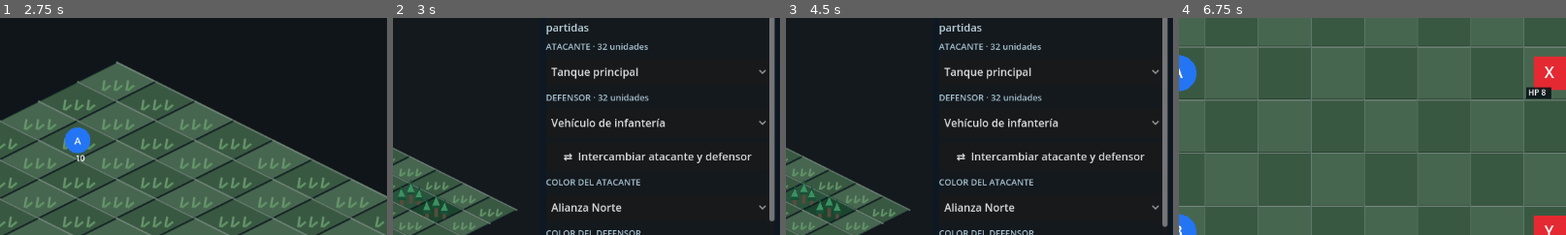
Above: before the commit, frames 1-4 (left to right).
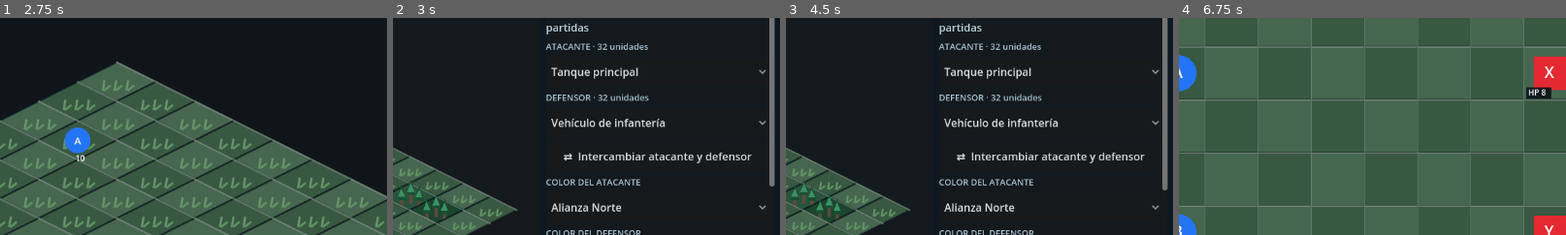
Above: after the commit, the same moments.

Repository: edwinrodri12/Tarvoka
Game: Godot game, scene res://scenes/Main.tscn
Same seed, same stepped clock (60 frames per second), same inputs: the game is played once before the commit and once after it.
Inputs:
- Up to frame 1 (2.75 s): click "Ampliar mapa" at 0.5 s; click "Ejército" at 1.25 s; click "Vista" at 2 s
- Up to frame 2 (3 s): click "Lab" at 2.75 s
- Up to frame 3 (4.5 s): click "Normal 1×" at 3.5 s; click "Normal 1×" at 4.25 s
- Up to frame 4 (6.75 s): click "Volver a la partida" at 5 s; click "Ejército" at 5.75 s; click "Vista" at 6.5 s
The pictures show only the part of the screen within x 50-100%, y 13-63%; the shares and areas given below are measured in that part.

Frame 1 is identical in both runs. In frame 2, 0.2% of the frame differs, in the area x 97-99%, y 76-94%; in frame 3, 0.3%, in the area x 97-99%, y 78-97%; in frame 4, nothing differs.

Commit message:
feat(android): Visual Lab adds defender inspection, five 3D destruction stages and received-hit preview

Diff:
--- a/scripts/ui/VisualLab.gd
+++ b/scripts/ui/VisualLab.gd
@@ -13,6 +13,7 @@
 const BattleActions = preload("res://scripts/core/BattleActions.gd")
 const VisualStyle = preload("res://scripts/ui/VisualStyle.gd")
 const Models = preload("res://scripts/ui/UnitModels3D.gd")
+const TankDamage = preload("res://scripts/ui/TankDamage3D.gd")
 
 signal laboratory_closed
 
@@ -44,6 +45,10 @@
 var fx_button: Button
 var repeat_button: Button
 var close_button: Button
+var damage_stage_picker: OptionButton
+var damage_preview_button: Button
+var receive_hit_button: Button
+var inspect_defender_button: Button
 var preview_viewer: AcceptDialog
 var _recent_action := ""
 var _build_count := 0
@@ -198,8 +203,23 @@
     zoom_out.pressed.connect(func(): lab_board.change_view_zoom(-1))
     var zoom_in := _action_button(zoom_row,"+ Zoom")
     zoom_in.pressed.connect(func(): lab_board.change_view_zoom(1))
-    var inspect := _action_button(controls,"Examinar modelo 3D")
+    var inspect := _action_button(controls,"Examinar atacante en 3D")
     inspect.pressed.connect(_inspect_selected_model)
+    inspect_defender_button = _action_button(controls,"Examinar defensor en 3D")
+    inspect_defender_button.pressed.connect(_inspect_defender_model)
+    var damage_caption := Label.new()
+    damage_caption.text = "TANQUE · IMPACTOS Y DESTRUCCIÓN"
+    damage_caption.add_theme_font_size_override("font_size",13)
+    damage_caption.add_theme_color_override("font_color",Color("#FFB88D"))
+    controls.add_child(damage_caption)
+    damage_stage_picker = _picker(controls,"ETAPA DEL VEHÍCULO",TankDamage.STAGES,false)
+    var damage_row := HBoxContainer.new()
+    damage_row.add_theme_constant_override("separation",5)
+    controls.add_child(damage_row)
+    damage_preview_button = _action_button(damage_row,"Ver daños 3D")
+    damage_preview_button.pressed.connect(preview_damage_stage)
+    receive_hit_button = _action_button(damage_row,"Recibir impacto")
+    receive_hit_button.pressed.connect(preview_received_hit)
 
     details_label = Label.new()
     details_label.autowrap_mode = TextServer.AUTOWRAP_WORD_SMART
@@ -428,14 +448,49 @@
     lab_board.set_3d_models_enabled(index == 0)
     _refresh_details()
 
-func _inspect_selected_model() -> void:
-    var role: String = _selected_role(attacker_picker)
+func _open_model(role: String, palette: int) -> bool:
     if not Models.supports(role):
-        feedback_label.text = "Esta clase todavía usa sprite 2D. El visor 3D solo admite las ocho clases modeladas."
-        return
-    preview_viewer.call("set_faction_paint",attacker_faction_picker.selected)
+        feedback_label.text = "Esta clase todavía usa sprite 2D provisional. Actualmente hay 8 modelos 3D."
+        return false
+    preview_viewer.call("set_faction_paint",palette)
     preview_viewer.call("show_role",role)
     preview_viewer.call("open_viewer")
+    return true
+
+func _inspect_selected_model() -> void:
+    _open_model(_selected_role(attacker_picker),attacker_faction_picker.selected)
+
+func _inspect_defender_model() -> void:
+    _open_model(_selected_role(defender_picker),defender_faction_picker.selected)
+
+func _damage_target() -> Dictionary:
+    # Prefer to show a vehicle receiving hits; an attacking tank can also be
+    # inspected. This remains entirely cosmetic, never battle damage.
+    if _selected_role(defender_picker) == "tank":
+        return {"role":"tank","faction":defender_faction_picker.selected}
+    if _selected_role(attacker_picker) == "tank":
+        return {"role":"tank","faction":attacker_faction_picker.selected}
+    return {}
+
+func preview_damage_stage() -> void:
+    var target: Dictionary = _damage_target()
+    if target.is_empty():
+        feedback_label.text = "Estas fases de destrucción están diseñadas primero para el tanque principal. Selecciona un tanque."
+        return
+    if _open_model(str(target["role"]),int(target["faction"])):
+        preview_viewer.call("set_damage_stage",damage_stage_picker.selected)
+        feedback_label.text = "Daño visual · %s. El HP de prueba no cambia." % str(TankDamage.STAGES[damage_stage_picker.selected])
+
+func preview_received_hit() -> void:
+    var target: Dictionary = _damage_target()
+    if target.is_empty():
+        feedback_label.text = "El impacto 3D progresivo está disponible para el tanque principal."
+        return
+    if _open_model(str(target["role"]),int(target["faction"])):
+        preview_viewer.call("set_damage_stage",damage_stage_picker.selected)
+        preview_viewer.call("simulate_tank_hit")
+        damage_stage_picker.select(mini(4,damage_stage_picker.selected+1))
+        feedback_label.text = "Impacto recibido: %s. Daño solo artístico; sin modificar HP ni resultado de combate." % str(TankDamage.STAGES[damage_stage_picker.selected])
 
 func open_lab() -> void:
     visible = true
